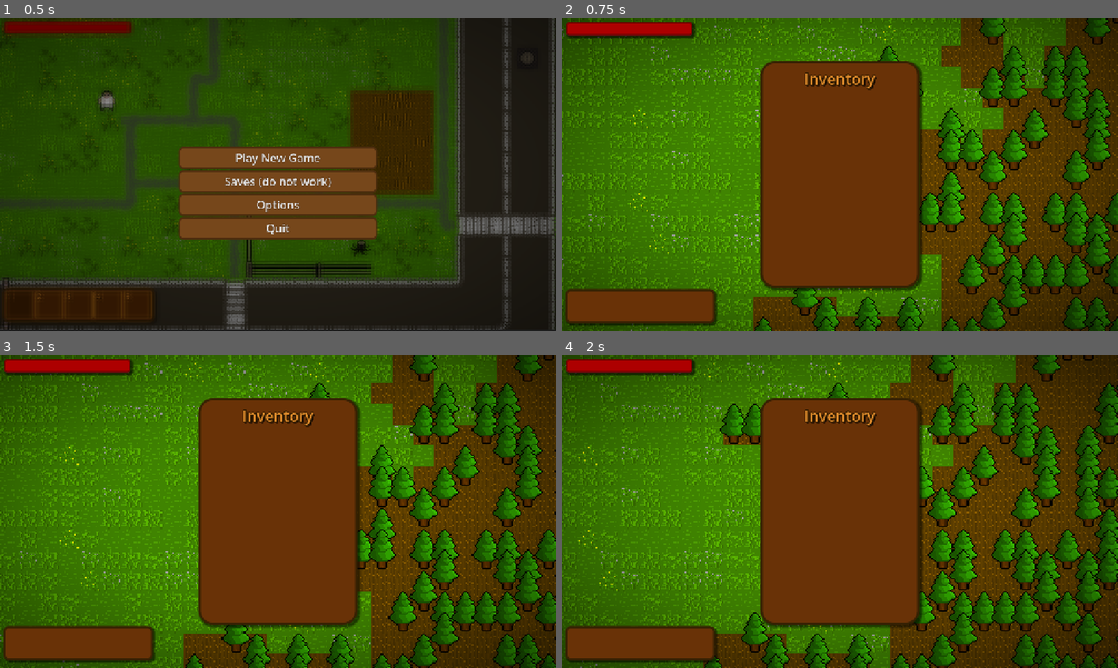
Above: before the commit, frames 1-4 (two rows, left to right).
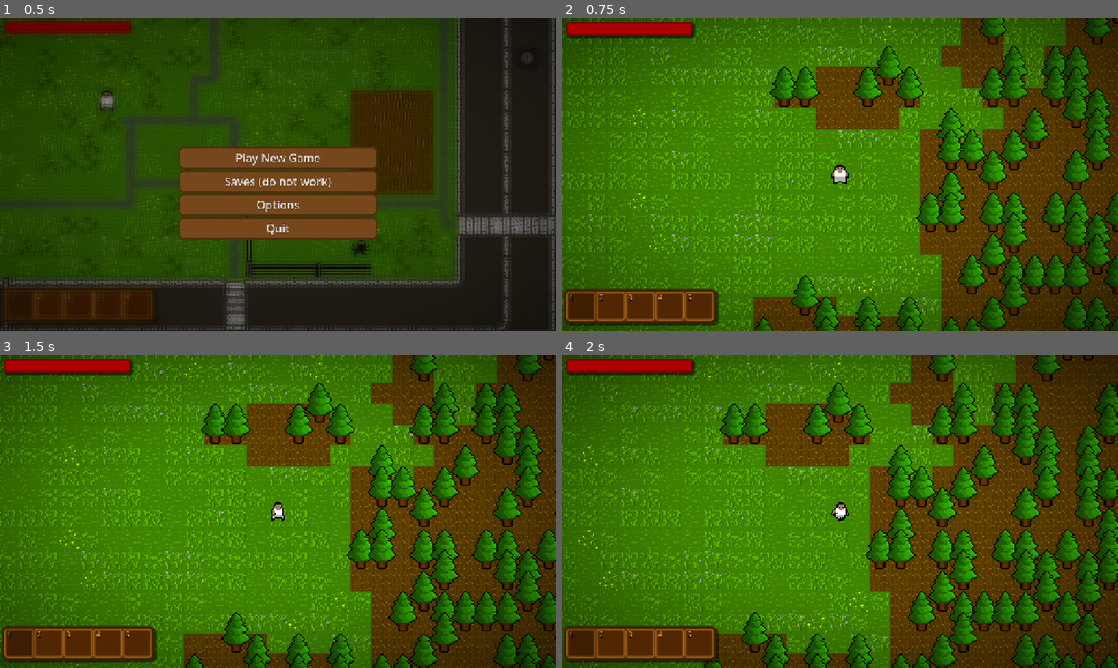
Above: after the commit, the same moments.

Repository: Lucasc0-Git/The-Gunsmith-Survivor
Game: Godot game, scene res://Scenes/StartScene.tscn
Two runs of this game, one before a commit and one after it. Both use one fixed random seed, a clock stepped at 60 frames per second and the inputs below.
Inputs (mouse positions are in pixels of both pictures, inside the frame that each line leads up to):
- Up to frame 1 (0.5 s): no input
- Up to frame 2 (0.75 s): click "Play New Game" at 0.5 s
- Up to frame 3 (1.5 s): tap Enter at 1.25 s; move the mouse to (400, 495) at 1.27 s; press the mouse at (400, 495) at 1.28 s; hold D (move_right) from 1.28 s (still down)
- Up to frame 4 (2 s): keep holding D (move_right); tap Shift at 1.55 s

Frame 1 is identical in both runs. In frame 2, 20% of the frame differs, in the area x 0-65%, y 13-99%; in frame 3, 20%; in frame 4, 18%.
Error before the commit: Parse Error: Cannot infer the type of "item" variable because the value doesn't have a set type. (res://Scripts/hotbar.gd:57)

Commit message:
Stacking of items in progress
DOESNT WORK, if you try to pick item up, the game will crash

Diff:
--- a/Godot-Project-Files/Scripts/hotbar.gd
+++ b/Godot-Project-Files/Scripts/hotbar.gd
@@ -15,7 +15,7 @@
 
 ## The signals declaration
 signal slot_selected(index: int)
-signal slot_item_changed(index: int, item: ItemData, amount: int)
+signal slot_item_changed(index: int, slot_data: SlotData)
 
 func _ready() -> void:
 	for i in range(slot_count): ##Add slots to hotbar
@@ -23,8 +23,8 @@
 		var slot := slot_scene.instantiate()
 		## Connect signals
 		slot.item_changed.connect(
-			func(item: ItemData, amount: int, idx := index) -> void:
-				_on_slot_item_changed(idx, item, amount)
+			func(slot_data: SlotData, idx := index) -> void:
+				_on_slot_item_changed(idx, slot_data)
 		)
 		slot.slot_left_clicked.connect(_on_slot_left_clicked)
 		## Add slot to hotbar
@@ -38,13 +38,10 @@
 func sync_from_player() -> void:
 	if hud and hud.player:
 		for i in range(slots.size()):
-			var data_slot := hud.player.hotbar_slots[i]
-
-			slots[i].item_data = data_slot.item_data
-			slots[i].amount = data_slot.amount
+			slots[i].set_slot_data(hud.player.hotbar_slots[i])
 
 func _on_slot_left_clicked(slot: Slot) -> void:
-	if slot.item_data == null:
+	if slot.slot_data.is_empty():
 		return
 	## Shift + leftclick → try to move the item to inventory
 	if Input.is_key_pressed(KEY_SHIFT):
@@ -54,13 +51,13 @@
 func try_move_item_to_inventory(slot: Slot) -> void:
 	if not hud or not hud.inventory or not hud.inventory.visible:
 		return
-	var item := slot.item_data
-	if item == null:
-		return
+	var slot_data: SlotData = slot.slot_data
+	if slot_data == null or slot_data.is_empty(): return
+
 	## Find the first free slot in inventory
 	for inv_slot in hud.inventory.grid_container.get_children():
-		if inv_slot.item_data == null:
-			inv_slot.set_item(item)
+		if inv_slot.slot_data.is_empty():
+			inv_slot.set_slot_data(slot_data)
 			slot.clear()
 			var index := slots.find(slot)
 			slot_item_changed.emit(index, null)
@@ -95,10 +92,10 @@
 	var slot := slots[selected_slot_index]
 	slot.amount = new_amount
 
-func set_item(index: int, item: ItemData, amount: int) -> void:
-	slots[index].set_item(item, amount)
+func set_item(index: int, slot_data: SlotData) -> void:
+	slots[index].set_slot_data(slot_data)
 
-func _on_slot_item_changed(index: int, item: ItemData, amount: int) -> void:
-	slot_item_changed.emit(index, item, amount)
+func _on_slot_item_changed(index: int, slot_data: SlotData) -> void:
+	slot_item_changed.emit(index, slot_data)
 	if hud and hud.player:
-		hud.player.set_hotbar_item(index, item, amount)
+		hud.player.set_hotbar_item(index, slot_data)
--- a/Godot-Project-Files/Scripts/hud.gd
+++ b/Godot-Project-Files/Scripts/hud.gd
@@ -25,8 +25,8 @@
 	# connect hotbar signals to player
 	# when a slot changes in UI, tell player to set hotbar item
 	hotbar.slot_item_changed.connect(
-		func(index: int, item: ItemData, amount: int) -> void:
-			player.set_hotbar_item(index, item, amount)
+		func(index: int, slot_data: SlotData) -> void:
+			player.set_hotbar_item(index, slot_data)
 	)
 	# when slot selected (visual) -> update player current index
 	hotbar.slot_selected.connect(
--- a/Godot-Project-Files/Scripts/inventory.gd
+++ b/Godot-Project-Files/Scripts/inventory.gd
@@ -15,7 +15,7 @@
 var apple_item : ItemData
 var wood_item : ItemData
 
-var inv_slot : Panel
+var inv_slot : Slot
 var player: Player
 var hud : Hud
 
@@ -32,6 +32,8 @@
 	for i in range(20): #The range is how much slots will the inventory have
 		var slot := slot_scene.instantiate()
 		slot.slot_left_clicked.connect(_on_slot_left_click)
+		var data: SlotData = SlotData.new()
+		slot.set_slot_data(data)
 		grid_container.add_child(slot) #add the slot as child to grid_container
 	## Connect tooltip signals from all the slots
 	for slot in grid_container.get_children():
@@ -46,29 +48,29 @@
 	fill_slot(5, wood_item, 32)
 
 func _on_slot_left_click(slot: Slot) -> void:
-	if slot.item_data == null:
+	if slot.slot_data == null or slot.slot_data.is_empty():
 		return
 	## Shift + leftclick → try to move the item to hotbar
 	if Input.is_key_pressed(KEY_SHIFT):
 		move_item_to_hotbar(slot)
 		return
-	# Jinak můžeš volit standardní "use item" akci
-	#emit_signal("item_used", slot.item_data)
 
 func move_item_to_hotbar(slot: Slot) -> void:
-	var item := slot.item_data
-	var item_amount := slot.amount
 	if not player:
 		return
+
+	var slot_data: SlotData = slot.slot_data
+	if slot_data == null: return
+
 	# Najdi první volné místo v hotbaru
 	for i in range(player.hotbar_slots.size()):
 		if player.hotbar_slots[i] == null:
 			# Přesuň item
-			player.hotbar_slots[i] = slot
-			hud.hotbar.set_item(i, item, item_amount)  # vizuální update hotbaru
+			player.hotbar_slots[i] = slot_data
+			hud.hotbar.set_item(i, slot_data)  # vizuální update hotbaru
 			# Vymaž slot v inventáři
 			slot.clear()
-			slot.item_changed.emit(null, 0)  # aby signály věděly o změně
+			slot.item_changed.emit(null)  # aby signály věděly o změně
 			return
 
 func fill_slot(slot: int, item: ItemData, amount: int) -> void:
@@ -76,12 +78,13 @@
 		push_error("Func fill_slot() has the wrong amount!")
 		return
 	inv_slot = grid_container.get_child(slot)
-	inv_slot.item_data = item
-	inv_slot.amount += amount
-	inv_slot.slot_texture.texture = item.icon
+	var data: SlotData = SlotData.new()
+	data.item_data = item
+	data.amount = amount
+	inv_slot.set_slot_data(data)
 
-func _show_tooltip(item_data: ItemData) -> void:
-	tooltip.show_tooltip(item_data)
+func _show_tooltip(slot_data: SlotData) -> void:
+	tooltip.show_tooltip(slot_data)
 
 func _hide_tooltip() -> void:
 	tooltip.hide_tooltip()
--- a/Godot-Project-Files/Scripts/player.gd
+++ b/Godot-Project-Files/Scripts/player.gd
@@ -72,12 +72,12 @@
 	on_hotbar_selected_by_ui(index)
 
 ## In hotbar, set [item] on [index]
-func set_hotbar_item(index: int, item: ItemData, amount: int) -> void:
+func set_hotbar_item(index: int, slot_data: SlotData) -> void:
 	if index < 0:
 		return
 	if index >= hotbar_slots.size():
 		return
-	hotbar_slots[index].set_item(item, amount)
+	hotbar_slots[index] = slot_data
 
 	## Update current weapon
 	if index == current_hotbar_index:
@@ -93,16 +93,16 @@
 ## Equip item, which has to be equipped, bc its in the current hotbar slot
 func _update_equipped() -> void:
 	## Declare item var
-	var slot: SlotData = null
+	var slot_data: SlotData = SlotData.new()
 	## Set [item] to whichever is in current hotbar slot
 	if current_hotbar_index >= 0 and current_hotbar_index < hotbar_slots.size():
-		slot = hotbar_slots[current_hotbar_index]
+		slot_data = hotbar_slots[current_hotbar_index]
 	## If there is nothing to equip, call unequip()
-	if slot.item_data == null or slot.amount == 0:
+	if slot_data == null or slot_data.is_empty():
 		weapon.unequip()
 		return
 	## Equip the item
-	weapon.equip_item(slot.item_data)
+	weapon.equip_item(slot_data)
 
 ## Move the player by speed in get_input_dir() direction
 func apply_movement(delta: float) -> void:
@@ -132,15 +132,10 @@
 
 func use_selected_item() -> void:
 	var selected_slot: Slot = get_selected_slot()
-	if selected_slot == null or selected_slot.item_data == null: return
-
-	weapon.use_item(selected_slot.item_data)
-
-	selected_slot.amount -= 1
-
-	if selected_slot.amount <= 0:
-		selected_slot.clear()
-		weapon.unequip()
+	if selected_slot.slot_data == null: return
+	weapon.use_item(selected_slot.slot_data)
+	if !weapon.is_holding_weapon():
+		selected_slot.remove_amount(1)
 
 func get_selected_slot() -> Slot:
 	return hud.hotbar.slots[current_hotbar_index]
--- a/Godot-Project-Files/Scripts/slot.gd
+++ b/Godot-Project-Files/Scripts/slot.gd
@@ -15,26 +15,9 @@
 		_slot_data = value
 		_update_visual()
 
-## The export var declaration
-#var amount: int = 0:
-	#get:
-		#return _amount
-	#set(value):
-		#_amount = value
-		#_update_visual()
-#
-#var item_data : ItemData = null:
-	#get:
-		#return _item_data
-	#set(value):
-		#_item_data = value
-		#_update_visual()
-
 ## The basic var declaration
 var drop_accepted := false
 var _slot_data: SlotData = null
-#var _amount: int = 0
-#var _item_data : ItemData
 
 ## The signals declaration
 signal item_changed(slot_data: SlotData)
@@ -46,8 +29,8 @@
 	amount_counter.visible = true
 	hotbar_slot_number.visible = false
 	_update_visual()
-	slot_texture.connect("mouse_entered", Callable(self, "_on_mouse_entered"))
-	slot_texture.connect("mouse_exited", Callable(self, "_on_mouse_exited"))
+	self.connect("mouse_entered", Callable(self, "_on_mouse_entered"))
+	self.connect("mouse_exited", Callable(self, "_on_mouse_exited"))
 
 func set_slot_data(data: SlotData) -> void:
 	slot_data = data
@@ -58,6 +41,7 @@
 	hotbar_slot_number.text = str(index)
 
 func _update_visual() -> void:
+	if !is_node_ready(): return
 	if slot_data == null or slot_data.is_empty():
 		slot_texture.texture = null
 		amount_counter.text = ""
@@ -80,7 +64,7 @@
 	var preview := TextureRect.new()
 	preview.texture = slot_data.item_data.icon
 	preview.expand = true
-	preview.custom_minimum_size = Vector2(48, 48)
+	preview.custom_minimum_size = Vector2(40, 40)
 	set_drag_preview(preview)
 	## Returns some values
 	return {
@@ -89,7 +73,7 @@
 	}
 
 func _on_mouse_entered() -> void:
-	if slot_data.item_data != null:
+	if slot_data != null or !slot_data.is_empty():
 		emit_signal("mouse_entered_slot", slot_data)
 
 func _on_mouse_exited() -> void:
@@ -97,7 +81,7 @@
 
 ## Called at the drop
 func _can_drop_data(_at_position: Vector2, data: Variant) -> bool:
-	return typeof(data) == TYPE_DICTIONARY and data.has("item_data")
+	return typeof(data) == TYPE_DICTIONARY and data.has("slot_data")
 
 func _drop_data(_at_position: Vector2, data: Variant) -> void:
 	drop_accepted = true
@@ -113,7 +97,7 @@
 		emit_signal("item_changed", slot_data)
 		from_slot.emit_signal("item_changed", from_slot.slot_data)
 	else:
-		set_item(data["slot_data"])
+		set_slot_data(data["slot_data"])
 		if data.has("from_slot") and data["from_slot"] is Slot:
 			data["from_slot"].clear()
 		emit_signal("item_changed", slot_data)
@@ -124,18 +108,18 @@
 	slot_data = other_slot.slot_data
 	other_slot.slot_data = temp_slot_data
 
-	if slot_data != null or !slot_data.is_empty():
+	if slot_data != null and !slot_data.is_empty():
 		slot_texture.texture = slot_data.item_data.icon
 	else:
 		slot_texture.texture = null
+	other_slot.amount_counter.visible = true
 
-	other_slot.amount_counter.visible = true
-	if other_slot.item_data != null:
-		other_slot.slot_texture.texture = other_slot.item_data.icon
+	if other_slot.slot_data != null and  !other_slot.slot_data.is_empty():
+		other_slot.slot_texture.texture = other_slot.slot_data.item_data.icon
 	else:
 		other_slot.slot_texture.texture = null
 
-func set_item(item: ItemData, amount: int = 1) -> void:
+func set_item(item: ItemData, amount: int) -> void:
 	if slot_data == null:
 		slot_data = SlotData.new()
 	slot_data.item_data = item
@@ -174,15 +158,10 @@
 ## Called when the drop fails
 func on_drop_failed() -> void:
 	slot_texture.visible = true
+	amount_counter.visible = true
 
 func _gui_input(event: InputEvent) -> void:
 	if event is InputEventMouseButton \
 	and event.button_index == MOUSE_BUTTON_LEFT \
 	and event.pressed:
 		slot_left_clicked.emit(self)
-
-	#if event is InputEventMouseButton \
-	#and event.button_index == MOUSE_BUTTON_RIGHT \
-	#and event.pressed \
-	#and item_data != null:
-		#item_used.emit(item_data)
--- a/Godot-Project-Files/Scripts/slotdata.gd
+++ b/Godot-Project-Files/Scripts/slotdata.gd
@@ -1,4 +1,4 @@
-extends Node
+extends Resource
 class_name SlotData
 
 var item_data: ItemData = null
--- a/Godot-Project-Files/Scripts/tooltip.gd
+++ b/Godot-Project-Files/Scripts/tooltip.gd
@@ -13,15 +13,18 @@
 	font_variation.spacing_glyph = 0
 	self.add_theme_font_override("normal_font", font_variation)
 
-func show_tooltip(item_data: ItemData) -> void:
+func show_tooltip(slot_data: SlotData) -> void:
+	if slot_data.is_empty(): return
 	var bb : String = ""
-	bb += "[b]" + item_data.display_name + "[/b]\n"
-	bb += item_data.description + "\n\n"
-	if item_data is WeaponItemData:
-		bb += "Damage: " + str(item_data.weapon_data.damage) + " hp" + "\n"
-		bb += "Fire rate: " + str(item_data.weapon_data.fire_rate) + "\n"
-	elif item_data is HealItemData:
-		bb += "Heal: " + str(item_data.heal_data.heal) + " hp" + "\n"
+	bb += "[b]" + slot_data.item_data.display_name + "[/b]\n"
+	bb += slot_data.item_data.description + "\n\n"
+	if slot_data.item_data is WeaponItemData:
+		bb += "Damage: " + str(slot_data.item_data.weapon_data.damage) + " hp" + "\n"
+		bb += "Fire rate: " + str(slot_data.item_data.weapon_data.fire_rate) + "\n"
+	elif slot_data.item_data is HealItemData:
+		bb += "Heal: " + str(slot_data.item_data.heal_data.heal) + " hp" + "\n"
+	elif slot_data.item_data is JustItemData:
+		pass
 
 
 	visible = true
--- a/Godot-Project-Files/Scripts/weapon.gd
+++ b/Godot-Project-Files/Scripts/weapon.gd
@@ -18,7 +18,7 @@
 var shoot_on : bool = true
 var bullet_damage : float
 var hud : Hud
-var equipped_item: ItemData = null
+var equipped_item: SlotData = null
 
 func _ready() -> void:
 	await get_tree().physics_frame
@@ -31,9 +31,10 @@
 	elif event.is_action_released("shoot"):
 		shooting = false
 
-func equip_item(item: ItemData) -> void:
+func equip_item(slot_data: SlotData) -> void:
 	unequip()
-	equipped_item = item
+	equipped_item = slot_data
+	var item: ItemData = equipped_item.item_data
 	sprite.visible = true
 	if item is WeaponItemData:
 		var w := item as WeaponItemData
@@ -50,6 +51,9 @@
 		sprite.texture = j.just_data.icon
 		can_shoot = true
 
+func is_holding_weapon() -> bool:
+	return true if equipped_item.item_data is WeaponItemData else false
+
 ## Unequip the item
 func unequip() -> void:
 	equipped_item = null
@@ -61,19 +65,24 @@
 	reload_timer.stop()
 	bang_particles.emitting = false
 
-func use_item(item: ItemData) -> void:
-	equipped_item = item
-	if not can_shoot or not shoot_on:
-		return
+func use_item(slot_data: SlotData) -> void:
+	equipped_item = slot_data
+	if !equipped_item: return
 	## If equipped item is a weapon, use it correctly
-	if equipped_item is WeaponItemData:
+	if equipped_item.item_data is WeaponItemData:
 		_shoot_weapon()
 	## If equipped item is a heal, use it correctly
-	elif equipped_item is HealItemData:
+	elif equipped_item.item_data is HealItemData:
 		_use_heal_item()
+		if equipped_item.amount <= 0:
+			unequip()
 	## If equipped item is a "just", dont use it
-	elif equipped_item is JustItemData:
+	elif equipped_item.item_data is JustItemData:
 		pass
+
+
+		if equipped_item.amount <= 0:
+			unequip()
 
 func _shoot_weapon() -> void:
 	bang_particles.emitting = true ##One shot emit.
@@ -84,12 +93,10 @@
 	reload_timer.start(weapon_data.fire_rate)
 
 func _use_heal_item() -> void:
-	var heal_item := equipped_item as HealItemData
+	var heal_item := equipped_item.item_data as HealItemData
 	var data := heal_item.heal_data
 	## Heal player by the [heal] amount
 	player.heal(data.heal)
-	## Remove the item, bc its used (maybe rework when adding stacking items)
-	hud.hotbar.clear_selected_slot()
 
 ## Spawn bullet on position with direction
 func _spawn_bullet(i : int) -> void:
@@ -126,9 +133,9 @@
 		shoot_on = true
 
 func _process(_delta: float) -> void:
-	if equipped_item == null:
+	if equipped_item == null or equipped_item.is_empty():
 		return
-	if equipped_item and equipped_item.has_method("is_rotatable") and equipped_item.is_rotatable():
+	if equipped_item and equipped_item.item_data.has_method("is_rotatable") and equipped_item.item_data.is_rotatable():
 		var mouse_dir := get_global_mouse_position() - global_position
 		scale = Vector2(1, 1)
 		rotation = mouse_dir.angle() - deg_to_rad(45)
@@ -139,5 +146,5 @@
 			rotation = -deg_to_rad(45)
 		scale = Vector2(0.7, 0.7)
 	## Shoot if its supposed to shoot
-	if shooting and can_shoot:
+	if shooting and can_shoot and shoot_on:
 		player.use_selected_item()
Not shown, changed: README.md
